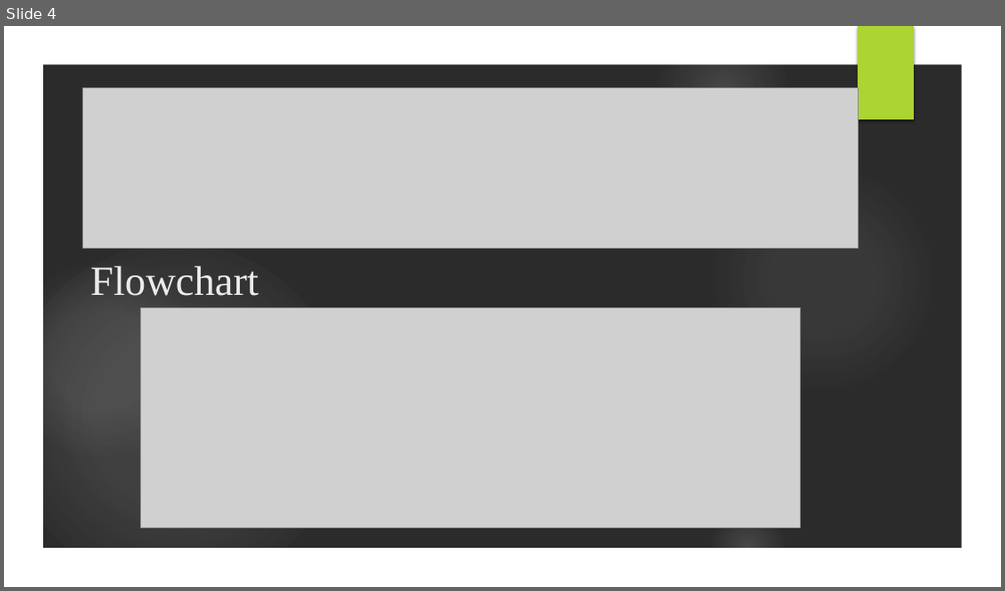
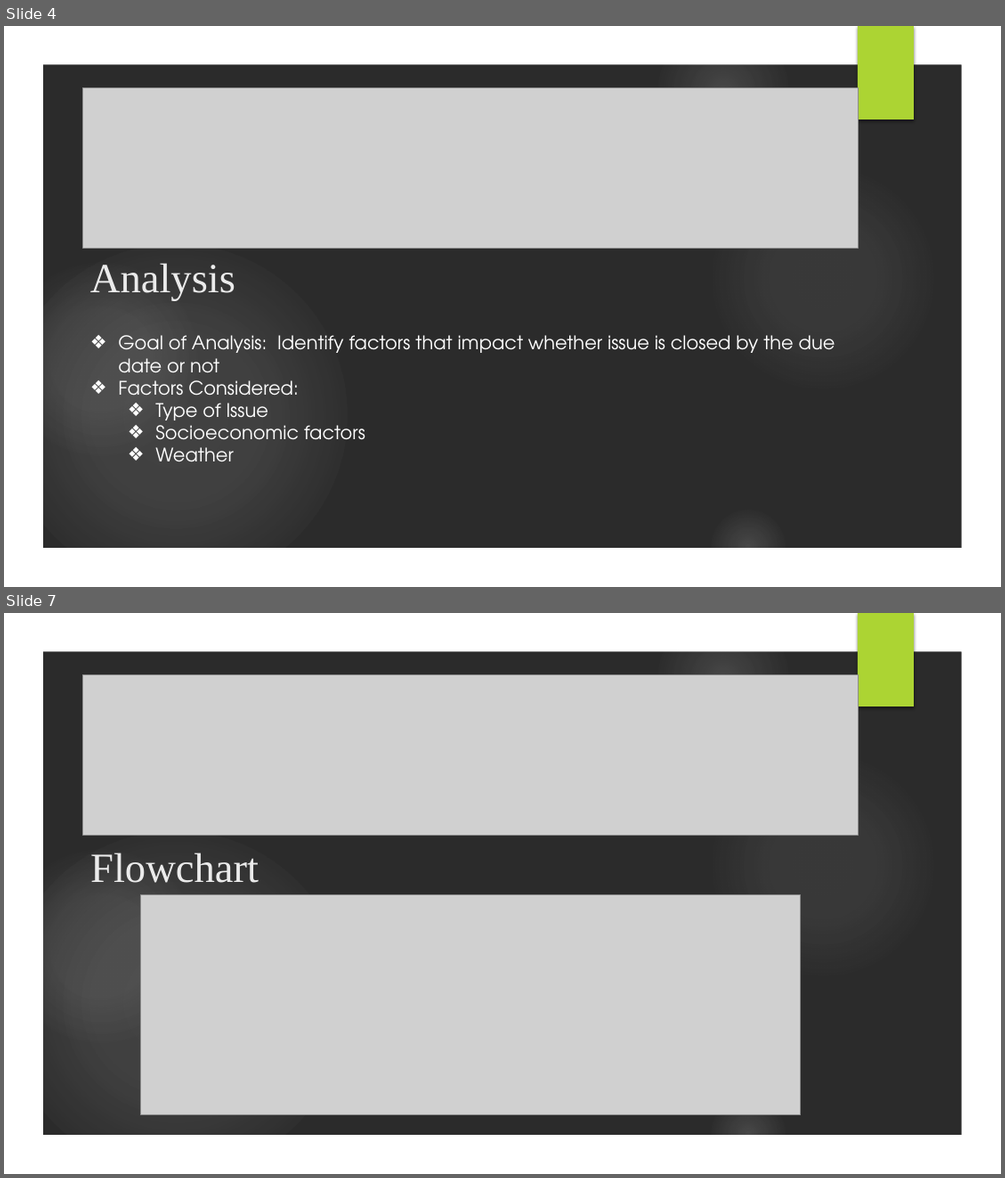
Before and after one commit to fpwirth/Final-Project, a slide deck: HoustonCity.pptx. Shown one above the other, each under a label of ours: slide 4 before the commit, slides 4 and 7 after it; the slides between them are not shown. The pictures are 1005x591 and 1005x1178 pixels, drawn with LibreOffice and Linux fonts; fonts in the diff are those of the drawing; grey boxes stand for pictures; background and template pictures are left out; a plain dark background stands for a picture behind light text. Boxes give left, top, right and bottom in pixels: in the first picture for what was removed or moved away, otherwise in the second. Text is boxed around its words. In the diff, an @@ line names an element or a change of style, - is before the commit and + after.

```diff
--- a/HoustonCity.pptx
+++ b/HoustonCity.pptx
@@ slide 4 added at [4, 26, 1001, 587], background picture (left out); not listed: 7 template elements that a slide beside it also shows @@
@@ picture added at [83, 87, 858, 248] @@
@@ text added at [90, 263, 835, 462], 18 pt, text #FFFFFF @@
+Analysis
+❖ Goal of Analysis: Identify factors that impact whether issue is closed by the due date or not
+❖ Factors Considered:
+  ❖ Type of Issue
+  ❖ Socioeconomic factors
+  ❖ Weather
@@ what was slide 4 is now slide 7 @@
```
Also in this commit, not shown: 1 slide changed, 4 other slides added, 1 slide removed, 4 other files.
